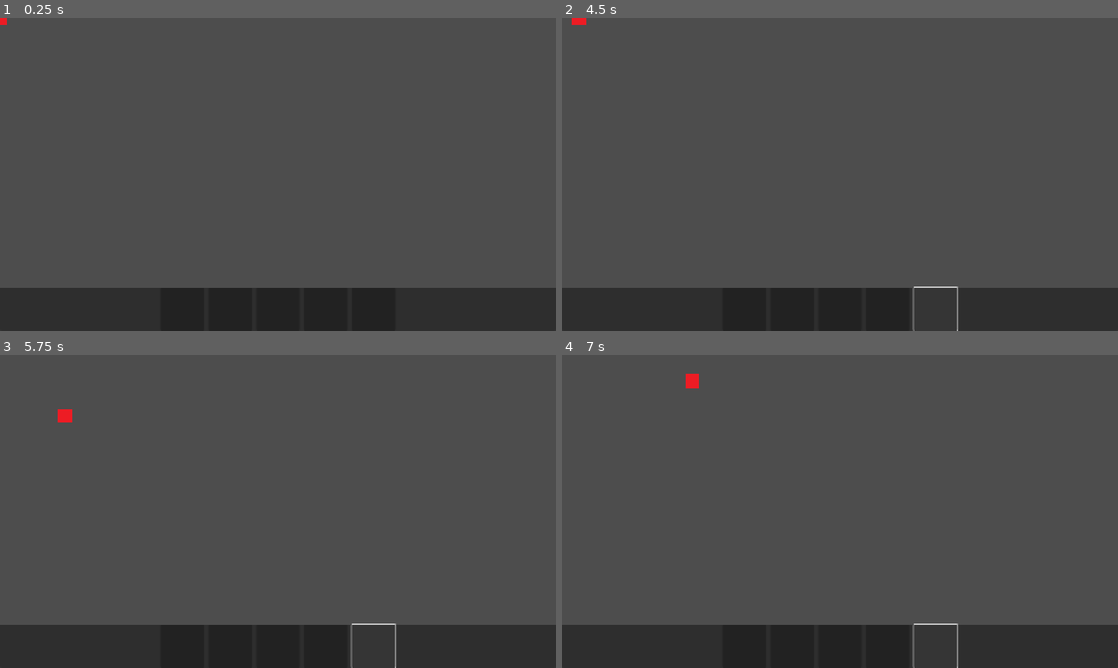
Above: before the commit, frames 1-4 (two rows, left to right).
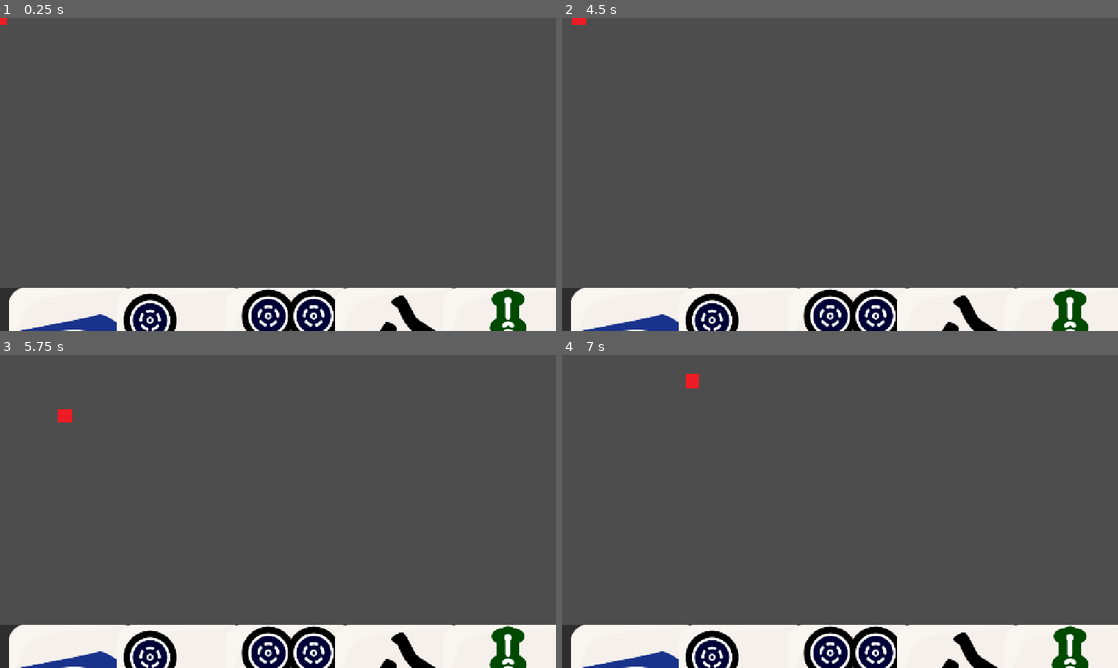
Above: after the commit, the same moments.

Repository: jwong65/tiledgame
Game: Godot game, scene res://scenes/player/player.tscn
Two runs of this game, one before a commit and one after it. Both use one fixed random seed, a clock stepped at 60 frames per second and the inputs below.
Inputs (mouse positions are in pixels of both pictures, inside the frame that each line leads up to):
- Up to frame 1 (0.25 s): no input
- Up to frame 2 (4.5 s): click (745, 309) at 0.52 s; click (789, 309) at 1.27 s; click (840, 309) at 2.02 s; click (890, 309) at 2.77 s; click (934, 309) at 3.52 s; tap Enter at 4.25 s; hold Right (move_right) from 4.28 s (still down)
- Up to frame 3 (5.75 s): release Right (move_right) at 5.03 s; hold Down (move_down) from 5.03 s (still down)
- Up to frame 4 (7 s): release Down (move_down) at 5.78 s; hold Right (move_right) 5.78-6.53 s; hold W (move_up) from 6.53 s (still down)

The runs differ from the first frame. In frame 1, 13% of the frame differs, in the area x 1-100%, y 86-100%; in frame 2, 13%, in the area x 1-100%, y 85-100%; in frame 3, 13%; in frame 4, 13%.

Commit message:
Testing with test_tile scene, sorted the different tiles by seat and suit

Diff:
--- a/scenes/tile_visual.tscn
+++ b/scenes/tile_visual.tscn
@@ -1,17 +1,26 @@
 [gd_scene format=3 uid="uid://bflauehlpp8ey"]
+
+[ext_resource type="Script" uid="uid://cbd051lgnbwrt" path="res://scripts/tiles/tile_visual.gd" id="1_wvw87"]
+[ext_resource type="Texture2D" uid="uid://bk5uc605pxbdp" path="res://assets/tiles/Regular/Back.svg" id="2_8hoh7"]
+[ext_resource type="Texture2D" uid="uid://y5q0pmvpyhjy" path="res://assets/tiles/Regular/Front.svg" id="3_ry6jk"]
 
 [node name="TileVisual" type="Control" unique_id=1123607190]
 layout_mode = 3
 anchors_preset = 0
 offset_right = 40.0
 offset_bottom = 40.0
+script = ExtResource("1_wvw87")
 
 [node name="Back" type="TextureRect" parent="." unique_id=895325337]
+custom_minimum_size = Vector2(75, 100)
 layout_mode = 0
 offset_right = 40.0
 offset_bottom = 40.0
+texture = ExtResource("2_8hoh7")
 
 [node name="Front" type="TextureRect" parent="." unique_id=1855808670]
+custom_minimum_size = Vector2(75, 100)
 layout_mode = 0
 offset_right = 40.0
 offset_bottom = 40.0
+texture = ExtResource("3_ry6jk")
--- a/scenes/ui/ui.tscn
+++ b/scenes/ui/ui.tscn
@@ -1,6 +1,7 @@
 [gd_scene format=3 uid="uid://burfia8mylfcd"]
 
 [ext_resource type="Script" uid="uid://bexst130xoxpn" path="res://scripts/ui/ui.gd" id="1_u7n8c"]
+[ext_resource type="PackedScene" uid="uid://bflauehlpp8ey" path="res://scenes/tile_visual.tscn" id="2_f5cxw"]
 
 [node name="Control - Game UI" type="Control" unique_id=1238723246]
 layout_mode = 3
@@ -22,22 +23,22 @@
 theme_override_constants/separation = 10
 alignment = 1
 
-[node name="Tile1" type="Button" parent="TileHand/TileContainer" unique_id=722887806]
-custom_minimum_size = Vector2(100, 80)
+[node name="TileVisual" parent="TileHand/TileContainer" unique_id=1123607190 instance=ExtResource("2_f5cxw")]
+custom_minimum_size = Vector2(100, 120)
 layout_mode = 2
 
-[node name="Tile2" type="Button" parent="TileHand/TileContainer" unique_id=321925513]
-custom_minimum_size = Vector2(100, 80)
+[node name="TileVisual2" parent="TileHand/TileContainer" unique_id=1399609578 instance=ExtResource("2_f5cxw")]
+custom_minimum_size = Vector2(100, 120)
 layout_mode = 2
 
-[node name="Tile3" type="Button" parent="TileHand/TileContainer" unique_id=373202920]
-custom_minimum_size = Vector2(100, 80)
+[node name="TileVisual3" parent="TileHand/TileContainer" unique_id=775669539 instance=ExtResource("2_f5cxw")]
+custom_minimum_size = Vector2(100, 120)
 layout_mode = 2
 
-[node name="Tile4" type="Button" parent="TileHand/TileContainer" unique_id=1469759162]
-custom_minimum_size = Vector2(100, 80)
+[node name="TileVisual4" parent="TileHand/TileContainer" unique_id=1129308297 instance=ExtResource("2_f5cxw")]
+custom_minimum_size = Vector2(100, 120)
 layout_mode = 2
 
-[node name="Tile5" type="Button" parent="TileHand/TileContainer" unique_id=1171500079]
-custom_minimum_size = Vector2(100, 80)
+[node name="TileVisual5" parent="TileHand/TileContainer" unique_id=264708602 instance=ExtResource("2_f5cxw")]
+custom_minimum_size = Vector2(100, 120)
 layout_mode = 2
--- /dev/null
+++ b/scripts/deck.gd
@@ -0,0 +1,64 @@
+class_name DeckManager
+extends Node
+
+var deck: Array[Tile] = []
+
+func _init():
+	build_deck()
+	shuffle_deck()
+
+func build_deck():
+	deck.clear()
+	var suits = [Tile.Suit.PIN, Tile.Suit.MAN, Tile.Suit.SOU]
+
+	# Numbered tiles 1-9, 4 of each
+	for suit in suits:
+		for value in range(1, 10):
+			if value == 5:
+				# One red 5 (dora)
+				deck.append(Tile.new(suit, value, true))
+				# Three regular 5s
+				for i in range(3):
+					deck.append(Tile.new(suit, value, false))
+			else:
+				# Four of each number
+				for i in range(4):
+					deck.append(Tile.new(suit, value, false))
+
+	# Seat tiles (East, South, West, North) - 4 of each
+	var seats = [Tile.Suit.SEAT]
+	for seat in seats:
+		for value in range(1, 5):
+			for i in range(4):
+				deck.append(Tile.new(seat, value, false))
+
+	# Dragon tiles (Red, Green, White) - 4 of each
+	var dragons = [Tile.Suit.DRAGON]
+	for dragon in dragons:
+		for value in range(1, 4):
+			for i in range(4):
+				deck.append(Tile.new(dragon, value, false))
+
+func shuffle_deck():
+	deck.shuffle()
+
+func draw_tile() -> Tile:
+	if deck.is_empty():
+		push_error("Deck is empty!")
+		return null
+	return deck.pop_front()
+
+func draw_tiles(count: int) -> Array[Tile]:
+	var tiles: Array[Tile] = []
+	for i in range(count):
+		var tile = draw_tile()
+		if tile:
+			tiles.append(tile)
+	return tiles
+
+func reset():
+	build_deck()
+	shuffle_deck()
+
+func get_deck_size() -> int:
+	return deck.size()
--- /dev/null
+++ b/scripts/hand.gd
@@ -0,0 +1,39 @@
+class_name HandManager
+extends Control
+
+@export var tile_scene: PackedScene = preload("res://scenes/tile_visual.tscn")
+@export var tiles_per_row: int = 5
+@export var spacing: int = 10
+
+var hand: Array[Tile] = []
+var tile_visuals: Array[Control] = []
+
+@onready var hand_container = $HandContainer
+
+func _ready():
+	# Set up the container
+	hand_container.columns = tiles_per_row
+
+func add_tiles(tiles: Array[Tile]):
+	# Clear old tiles
+	for visual in tile_visuals:
+		visual.queue_free()
+	tile_visuals.clear()
+	hand.clear()
+
+	# Add new tiles
+	for tile in tiles:
+		hand.append(tile)
+		var tile_visual = tile_scene.instantiate()
+		tile_visual.set_tile(tile)
+		hand_container.add_child(tile_visual)
+		tile_visuals.append(tile_visual)
+
+func clear_hand():
+	for visual in tile_visuals:
+		visual.queue_free()
+	tile_visuals.clear()
+	hand.clear()
+
+func get_hand() -> Array[Tile]:
+	return hand.duplicate()
--- a/scripts/tile.gd
+++ /dev/null
@@ -1,20 +0,0 @@
-extends Node
-
-class_name Tile
-
-enum Suit { PIN, MAN, SOU, SEAT, DRAGON }
-
-var suit: Suit
-var number: int  # 1-9 for numbered suits, 1-4 for seats (East, South, West, North), 1-3 for dragons (Red, Green, White)
-
-func _init(p_suit: Suit, p_number: int):
-	suit = p_suit
-	number = p_number
-
-func _to_string() -> String:
-	var suit_name = Suit.keys()[suit]
-	return "%s %d" % [suit_name, number]
-
-#func get_image_path() -> String:
-	#var suit_folder = Suit.keys()[suit].to_lower()
-	#return "res://assets/Regular/%s/%d.png" % [suit_folder, number]
--- /dev/null
+++ b/scripts/tiles/tile.gd
@@ -0,0 +1,22 @@
+extends Node
+
+class_name Tile
+
+enum Suit { PIN, MAN, SOU, SEAT, DRAGON }
+
+var suit: Suit
+var number: int
+var is_dora: bool
+
+func _init(p_suit: Suit, p_number: int, p_is_dora: bool = false):
+	suit = p_suit
+	number = p_number
+	is_dora = p_is_dora
+
+func _to_string() -> String:
+	var suit_name = Suit.keys()[suit]
+	return "%s %d%s" % [suit_name, number, " (Dora)" if is_dora else ""]
+
+func get_image_path() -> String:
+	var suit_folder = Suit.keys()[suit].to_lower()
+	return "res://assets/Regular/%s/%d.svg" % [suit_folder, number]
--- /dev/null
+++ b/scripts/tiles/tile_visual.gd
@@ -0,0 +1,53 @@
+extends Control
+
+@onready var back = $Back
+@onready var front  = $Front
+
+var tile: Tile
+
+# Called when the node enters the scene tree for the first time.
+func _ready() -> void:
+	pass # Replace with function body.
+
+func set_tile(p_tile: Tile):
+	tile = p_tile
+	update_display()
+
+
+func update_display():
+	# Set back (always the same)
+	back.texture = load("res://assets/tiles/Regular/Front.svg")
+
+	# Set front based on tile
+	front.texture = load(get_tile_image_path())
+
+func get_tile_image_path() -> String:
+	var suit_name = Tile.Suit.keys()[tile.suit].to_lower()
+
+	# Handle numbered suits (pin, man, sou)
+	if tile.suit in [Tile.Suit.PIN, Tile.Suit.MAN, Tile.Suit.SOU]:
+		var suit_folder = suit_name
+		var suit_display = suit_name.capitalize()
+
+		# Red 5s
+		if tile.number == 5 and tile.is_dora:
+			return "res://assets/tiles/Regular/%s/%s5-Dora.svg" % [suit_folder, suit_display]
+
+		# Regular 5s and all other numbers
+		return "res://assets/tiles/Regular/%s/%s%d.svg" % [suit_folder, suit_display, tile.number]
+
+	# Handle seat/wind tiles
+	if tile.suit == Tile.Suit.SEAT:
+		var seat_names = ["Ton", "Nan", "Shaa", "Pei"]  # East, South, West, North
+		return "res://assets/tiles/Regular/seats/%s.svg" % seat_names[tile.number - 1]
+
+	# Handle dragon tiles
+	if tile.suit == Tile.Suit.DRAGON:
+		var dragon_names = ["Chun", "Hatsu", "Haku"]  # Red, Green, White
+		return "res://assets/tiles/Regular/dragon/%s.svg" % dragon_names[tile.number - 1]
+
+	return "res://assets/tiles/Regular/Front.svg"
+
+# Called every frame. 'delta' is the elapsed time since the previous frame.
+func _process(delta: float) -> void:
+	pass
--- a/scripts/ui/ui.gd
+++ b/scripts/ui/ui.gd
@@ -1,32 +1,32 @@
 extends Control
+
 @onready var tile_buttons = [
-	$TileHand/TileContainer/Tile1,
-	$TileHand/TileContainer/Tile2,
-	$TileHand/TileContainer/Tile3,
-	$TileHand/TileContainer/Tile4,
-	$TileHand/TileContainer/Tile5
+	$TileHand/TileContainer/TileVisual,
+	$TileHand/TileContainer/TileVisual2,
+	$TileHand/TileContainer/TileVisual3,
+	$TileHand/TileContainer/TileVisual4,
+	$TileHand/TileContainer/TileVisual5
 ]
 
-var selected_tiles = []
-# Called when the node enters the scene tree for the first time.
+var deck_manager: DeckManager
+var current_hand: Array[Tile] = []
+
 func _ready() -> void:
-	for i in range(tile_buttons.size()):
-		tile_buttons[i].pressed.connect(_on_tile_pressed.bind(i))
+	deck_manager = DeckManager.new()
 
-func _on_tile_pressed(index: int):
-	print("Tile %d pressed" % index)
-	selected_tiles.append(index)
-	tile_buttons[index].modulate = Color.YELLOW  # Highlight selected
+	# Set size for each tile visual
+	for tile_button in tile_buttons:
+		tile_button.custom_minimum_size = Vector2(240, 120)
 
-	if selected_tiles.size() >= 3:
-		check_for_match()
+	draw_new_hand()
 
-func check_for_match():
-	print("Checking match with tiles: ", selected_tiles)
-	selected_tiles.clear()
-	# Reset highlights
-	for button in tile_buttons:
-		button.modulate = Color.WHITE
-# Called every frame. 'delta' is the elapsed time since the previous frame.
-func _process(delta: float) -> void:
-	pass
+func draw_new_hand():
+	var tiles = deck_manager.draw_tiles(5)
+	current_hand = tiles
+
+	# Update each tile visual
+	for i in range(5):
+		if i < tiles.size():
+			tile_buttons[i].set_tile(tiles[i])
+
+	print("Drew 5 tiles. Deck size: %d" % [deck_manager.get_deck_size()])
--- /dev/null
+++ b/test_tile.gd
@@ -0,0 +1,20 @@
+extends Control
+
+@onready var tile_visual = $TileVisualInstance
+
+func _ready():
+	# Test different tiles
+	var test_tiles = [
+		Tile.new(Tile.Suit.MAN, 5, false),      # Regular Man 5
+		Tile.new(Tile.Suit.MAN, 5, true),       # Dora Man 5 (red)
+		Tile.new(Tile.Suit.PIN, 3, false),      # Pin 3
+		Tile.new(Tile.Suit.SOU, 7, false),      # Sou 7
+		Tile.new(Tile.Suit.SEAT, 1, false),     # Ton (East)
+		Tile.new(Tile.Suit.DRAGON, 1, false),   # Chun (Red Dragon)
+	]
+
+	# Display the first one for now
+	var test_tile = test_tiles[5]
+	tile_visual.set_tile(test_tile)
+	print("Loaded tile: ", test_tile)
+	print("Image path: ", tile_visual.get_tile_image_path())
--- /dev/null
+++ b/test_tile.tscn
@@ -0,0 +1,14 @@
+[gd_scene format=3 uid="uid://vlknqbwh4gf7"]
+
+[ext_resource type="Script" uid="uid://c8dr42vllradf" path="res://test_tile.gd" id="1_spbwd"]
+[ext_resource type="PackedScene" uid="uid://bflauehlpp8ey" path="res://scenes/tile_visual.tscn" id="2_3704a"]
+
+[node name="TestTile" type="Control" unique_id=358561582]
+layout_mode = 3
+anchors_preset = 0
+offset_right = 40.0
+offset_bottom = 40.0
+script = ExtResource("1_spbwd")
+
+[node name="TileVisualInstance" parent="." unique_id=1123607190 instance=ExtResource("2_3704a")]
+layout_mode = 0
Not shown, removed: assets/tiles/Regular/Chun.svg.import
Not shown, removed: assets/tiles/Regular/Haku.svg.import
Not shown, removed: assets/tiles/Regular/Hatsu.svg.import
Not shown, removed: assets/tiles/Regular/Man1.svg.import
Not shown, removed: assets/tiles/Regular/Man2.svg.import
Not shown, removed: assets/tiles/Regular/Man3.svg.import
Not shown, removed: assets/tiles/Regular/Man4.svg.import
Not shown, removed: assets/tiles/Regular/Man5-Dora.svg.import
Not shown, removed: assets/tiles/Regular/Man5.svg.import
Not shown, removed: assets/tiles/Regular/Man6.svg.import
Not shown, removed: assets/tiles/Regular/Man7.svg.import
Not shown, removed: assets/tiles/Regular/Man8.svg.import
(and 104 more such lines)
